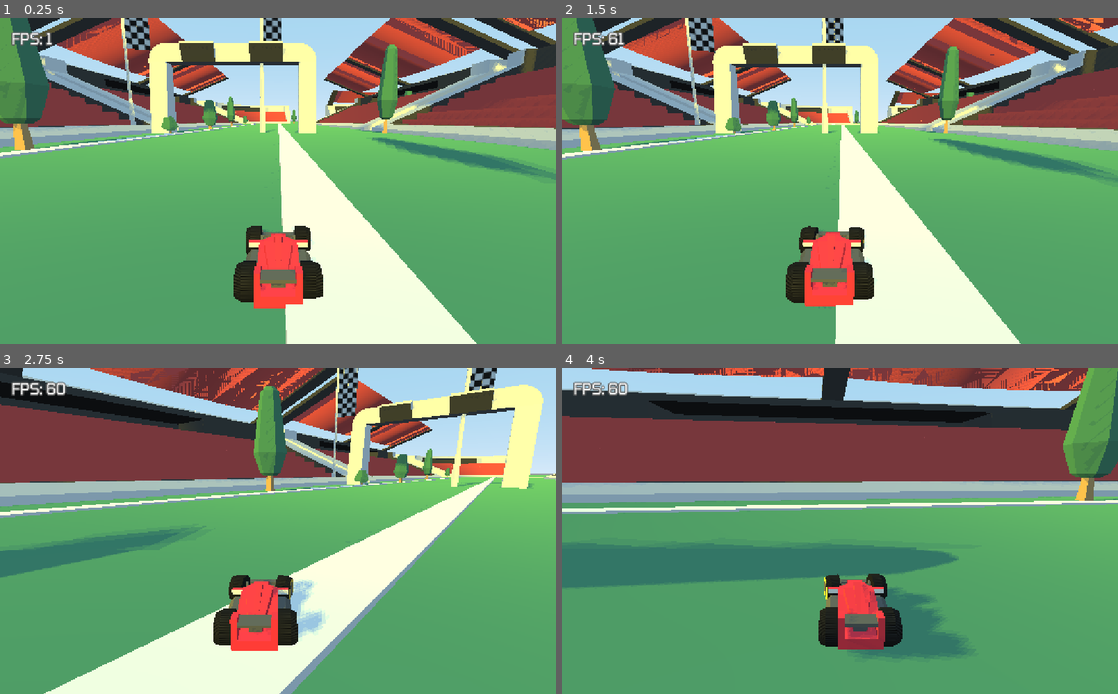
Above: before the commit, frames 1-4 (two rows, left to right).
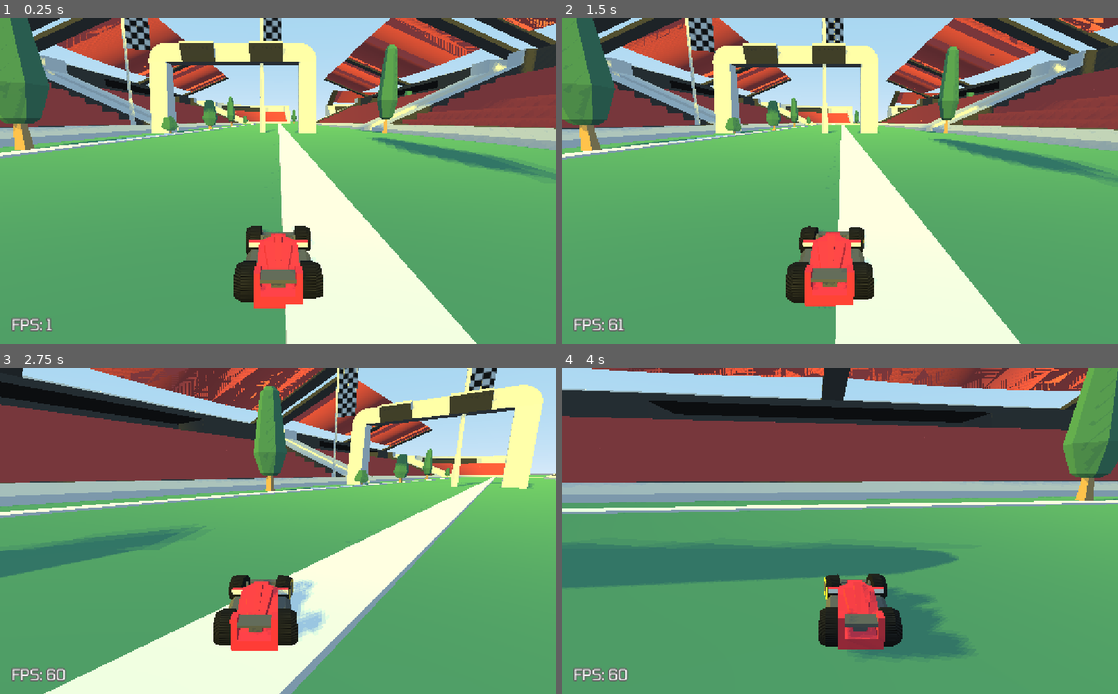
Above: after the commit, the same moments.

Repository: RichoM/LowPolyRacing
Game: Godot game, scene res://Race.tscn
The game is run twice, just before and just after one commit, with the same random seed, the same clock (stepped at 60 frames per second) and the same inputs.
Inputs:
- Up to frame 1 (0.25 s): no input
- Up to frame 2 (1.5 s): hold Right (car_turnright) 0.53-1.28 s; hold Down (car_backwards) from 1.28 s (still down)
- Up to frame 3 (2.75 s): release Down (car_backwards) at 2.03 s; hold Right (car_turnright) from 2.03 s (still down)
- Up to frame 4 (4 s): release Right (car_turnright) at 2.78 s; hold Up (car_forward) 2.78-3.53 s; hold Left (car_turnleft) from 3.53 s (still down)

The runs differ from the first frame. In frame 1, 0.4% of the frame differs, in the area x 2-10%, y 4-97%; in frame 2, 0.6%; in frame 3, 0.6%; in frame 4, 0.6%, in the area x 2-12%, y 4-97%.

Commit message:
Added a simple GUI with the lap counter and lap times

Diff:
--- /dev/null
+++ b/GUI.gd
@@ -0,0 +1,29 @@
+extends Control
+
+export (NodePath) onready var player  = get_node(player) as Car
+
+onready var lap_counter : Label = $left_col/lap_counter
+onready var cur_time : Label = $right_col/cur_time
+onready var last_time : Label = $right_col/last_time
+onready var best_time : Label = $right_col/best_time
+
+func _process(_delta):
+	if player.cur_time:
+		lap_counter.text = "LAP  " + str(player.laps + 1)
+		cur_time.text = format(player.cur_time)
+	else:
+		lap_counter.text = ""
+		cur_time.text = ""
+
+	if player.laps > 0:
+		last_time.text = "LAST " + format(player.last_time)
+		best_time.text = "BEST " + format(player.best_time)
+	else:
+		last_time.text = ""
+		best_time.text = ""
+
+func format(duration):
+	var ms = floor(duration%1000)/10
+	var s = floor((duration/1000)%60)
+	var m = floor((duration/(1000*60))%60)
+	return "%02d:%02d:%02d" % [m, s, ms]
--- a/Race.tscn
+++ b/Race.tscn
@@ -10,31 +10,114 @@
 [ext_resource path="res://kenney_racingkit2/overheadRoundColored.tscn" type="PackedScene" id=8]
 [ext_resource path="res://engine-loop/engine-loop-1-normalized.wav" type="AudioStream" id=9]
 [ext_resource path="res://checkpoint.gd" type="Script" id=10]
-
-[sub_resource type="PlaneMesh" id=1]
+[ext_resource path="res://fonts/Tomorrow-Regular.ttf" type="DynamicFontData" id=11]
+[ext_resource path="res://GUI.gd" type="Script" id=12]
+[ext_resource path="res://fonts/CatV_6x12_9.ttf" type="DynamicFontData" id=13]
+
+[sub_resource type="DynamicFont" id=1]
+size = 25
+outline_size = 1
+font_data = ExtResource( 11 )
+
+[sub_resource type="DynamicFont" id=2]
+size = 29
+outline_size = 1
+font_data = ExtResource( 13 )
+
+[sub_resource type="DynamicFont" id=3]
+size = 17
+outline_size = 1
+font_data = ExtResource( 13 )
+
+[sub_resource type="PlaneMesh" id=4]
 size = Vector2( 2000, 2000 )
 
-[sub_resource type="ConcavePolygonShape" id=2]
+[sub_resource type="ConcavePolygonShape" id=5]
 data = PoolVector3Array( 1000, 0, 1000, -1000, 0, 1000, 1000, 0, -1000, -1000, 0, 1000, -1000, 0, -1000, 1000, 0, -1000 )
 
-[sub_resource type="BoxShape" id=3]
+[sub_resource type="BoxShape" id=6]
 extents = Vector3( 13, 10, 13 )
 
 [node name="Race" type="Spatial"]
 
-[node name="Control" type="Control" parent="."]
+[node name="GUI" type="Control" parent="."]
 anchor_right = 1.0
 anchor_bottom = 1.0
 margin_left = 10.0
 margin_top = 10.0
 margin_right = -10.0
 margin_bottom = -10.0
+script = ExtResource( 12 )
 __meta__ = {
 "_edit_use_anchors_": false
 }
-
-[node name="fps" parent="Control" instance=ExtResource( 5 )]
-margin_bottom = 17.0
+player = NodePath("../car")
+
+[node name="left_col" type="VBoxContainer" parent="GUI"]
+anchor_right = 1.0
+anchor_bottom = 1.0
+custom_constants/separation = -2
+__meta__ = {
+"_edit_use_anchors_": false
+}
+
+[node name="lap_counter" type="Label" parent="GUI/left_col"]
+margin_right = 492.0
+margin_bottom = 30.0
+custom_fonts/font = SubResource( 1 )
+custom_colors/font_outline_modulate = Color( 0.32549, 0.32549, 0.32549, 1 )
+text = "LAP ?"
+__meta__ = {
+"_edit_use_anchors_": false
+}
+
+[node name="right_col" type="VBoxContainer" parent="GUI"]
+anchor_right = 1.0
+anchor_bottom = 1.0
+custom_constants/separation = -1
+__meta__ = {
+"_edit_use_anchors_": false
+}
+
+[node name="cur_time" type="Label" parent="GUI/right_col"]
+margin_right = 492.0
+margin_bottom = 30.0
+custom_fonts/font = SubResource( 2 )
+custom_colors/font_outline_modulate = Color( 0.32549, 0.32549, 0.32549, 1 )
+text = "00:00:00"
+align = 2
+__meta__ = {
+"_edit_use_anchors_": false
+}
+
+[node name="last_time" type="Label" parent="GUI/right_col"]
+visible = false
+margin_top = 29.0
+margin_right = 492.0
+margin_bottom = 47.0
+custom_fonts/font = SubResource( 3 )
+custom_colors/font_outline_modulate = Color( 0.32549, 0.32549, 0.32549, 1 )
+text = "LAST 00:00:00"
+align = 2
+__meta__ = {
+"_edit_use_anchors_": false
+}
+
+[node name="best_time" type="Label" parent="GUI/right_col"]
+margin_top = 29.0
+margin_right = 492.0
+margin_bottom = 47.0
+custom_fonts/font = SubResource( 3 )
+custom_colors/font_outline_modulate = Color( 0.32549, 0.32549, 0.32549, 1 )
+text = "BEST 00:00:00"
+align = 2
+__meta__ = {
+"_edit_use_anchors_": false
+}
+
+[node name="fps" parent="GUI" instance=ExtResource( 5 )]
+anchor_bottom = 1.0
+valign = 2
 
 [node name="Road" parent="." instance=ExtResource( 2 )]
 transform = Transform( 3, 0, 0, 0, 3, 0, 0, 0, 3, 9.37546, 0, 0 )
--- a/car.gd
+++ b/car.gd
@@ -11,7 +11,9 @@
 var checkpoints = []
 var laps = 0
 var lap_begin = 0
-var lap_time = 0
+var cur_time = 0
+var last_time = 0
+var best_time = INF
 
 func entered_checkpoint(checkpoint : int, total : int):
 	if checkpoints.size() == 0:
@@ -23,8 +25,9 @@
 		if checkpoint == 0 and last_checkpoint == total - 1:
 			print("Lap end!")
 			laps += 1
-			var lap_time = OS.get_ticks_msec() - lap_begin
-			print("TIME: ", lap_time)
+			last_time = OS.get_ticks_msec() - lap_begin
+			if last_time < best_time: best_time = last_time
+			print("TIME: ", last_time)
 			checkpoints.clear()
 		elif checkpoint <= last_checkpoint or checkpoint - last_checkpoint != 1:
 			print("Wrong checkpoint!")
@@ -38,6 +41,8 @@
 		print("Checkpoint!")
 
 func _process(delta):
+	if lap_begin > 0: cur_time = OS.get_ticks_msec() - lap_begin
+
 	if Input.is_action_just_released("level_reset"):
 		get_tree().reload_current_scene()
 
--- a/fps.tscn
+++ b/fps.tscn
@@ -1,7 +1,8 @@
 [gd_scene load_steps=4 format=2]
 
 [ext_resource path="res://fps.gd" type="Script" id=1]
-[ext_resource path="res://Tomorrow-Regular.ttf" type="DynamicFontData" id=2]
+[ext_resource path="res://fonts/Tomorrow-Regular.ttf" type="DynamicFontData" id=2]
+
 
 [sub_resource type="DynamicFont" id=1]
 size = 14
--- a/test.tscn
+++ b/test.tscn
@@ -4,8 +4,9 @@
 [ext_resource path="res://kenney_prototypetextures/PNG/Dark/texture_01.png" type="Texture" id=2]
 [ext_resource path="res://obstacle.tscn" type="PackedScene" id=3]
 [ext_resource path="res://obstacle_spawner.gd" type="Script" id=4]
-[ext_resource path="res://Tomorrow-Regular.ttf" type="DynamicFontData" id=5]
+[ext_resource path="res://fonts/Tomorrow-Regular.ttf" type="DynamicFontData" id=5]
 [ext_resource path="res://fps.gd" type="Script" id=6]
+
 
 [sub_resource type="Environment" id=1]
 background_mode = 1
Not shown: 10 places in Race.tscn that only renumber resources
Binary file added: fonts/Cat 6x12.fon
Binary file added: fonts/Cat 6x12.tga
Not shown, added: fonts/Cat 6x12.tga.import
Binary file added: fonts/CatV_6x12_9.ttf
Not shown, added: fonts/LICENSE.txt
Renamed: Tomorrow-Regular.ttf -> fonts/Tomorrow-Regular.ttf
